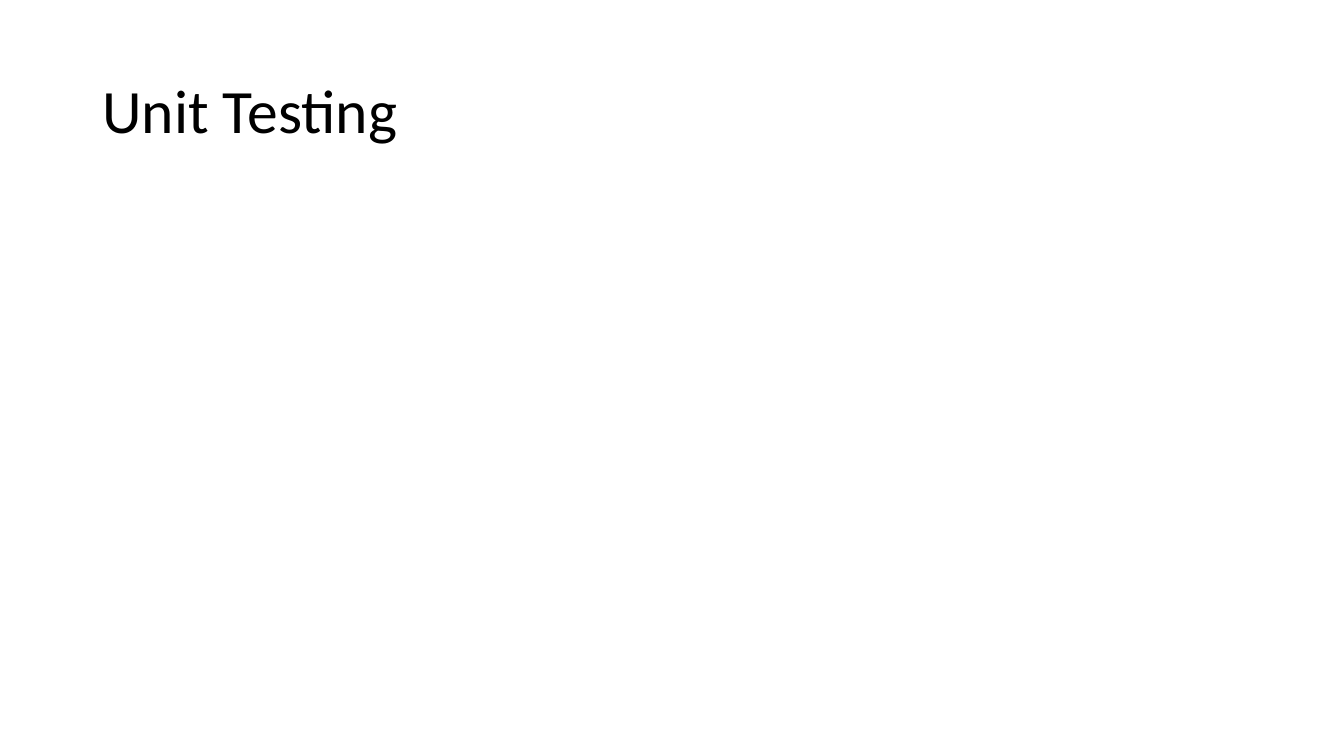
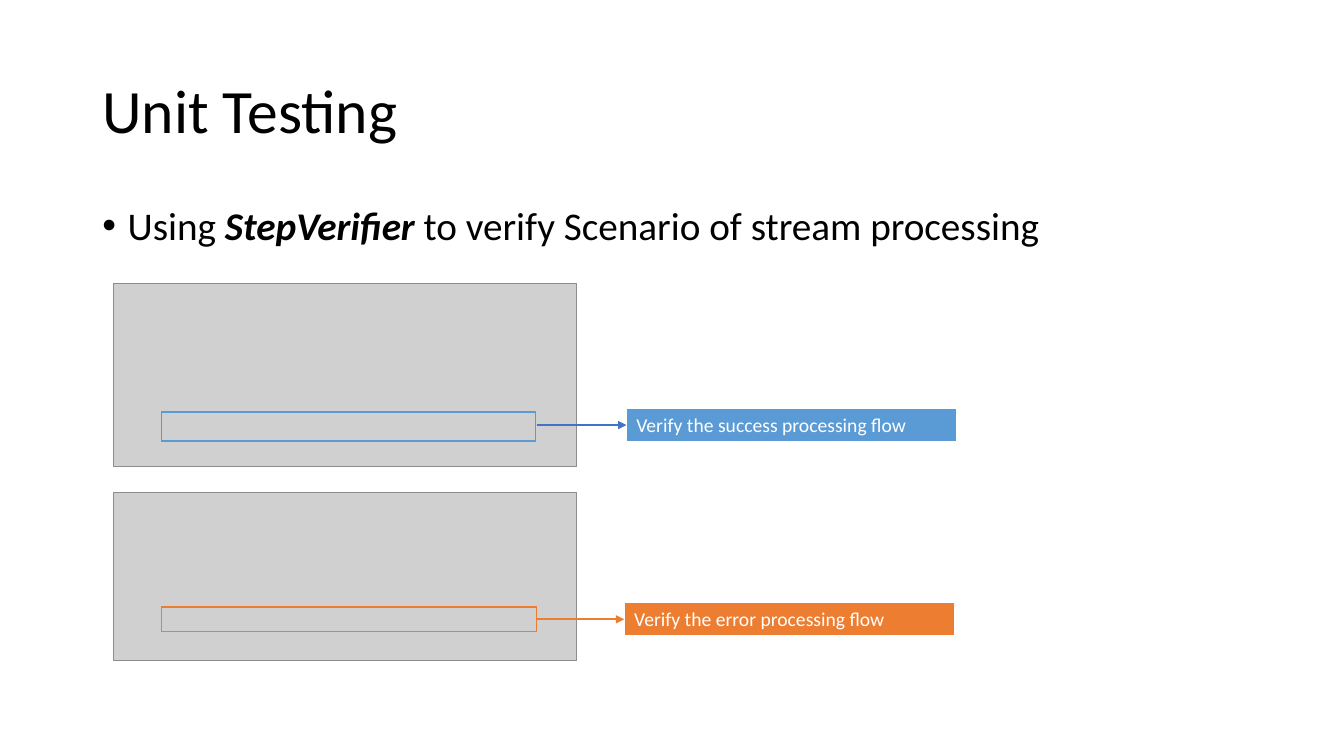
Before and after one commit to vietvuhoang/java-reactor-demo, a slide deck: slide 30 of doc/ReactiveProgramming.Java.pptx. Drawn at 1344x756 pixels with LibreOffice and Linux fonts; fonts in the diff are those of the drawing; grey boxes stand for pictures. Boxes give left, top, right and bottom in pixels: in the first picture for what was removed or moved away, otherwise in the second. Text is boxed around its words. In the diff, an @@ line names an element or a change of style, - is before the commit and + after.

Commit message:
Unit Testing

```diff
--- a/doc/ReactiveProgramming.Java.pptx
+++ b/doc/ReactiveProgramming.Java.pptx
@@ text added at (128,212,1039,247), 28 pt, text #000000 @@
+• Using StepVerifier to verify Scenario of stream processing
@@ group added at (114,283,957,660): 4 rectangles, 2 pictures, 2 arrows @@
+Verify the success processing flow
+Verify the error processing flow
```
Also in this commit, not shown: 1 other slide changed, 1 slide added, 1 slide removed, 3 other files.
